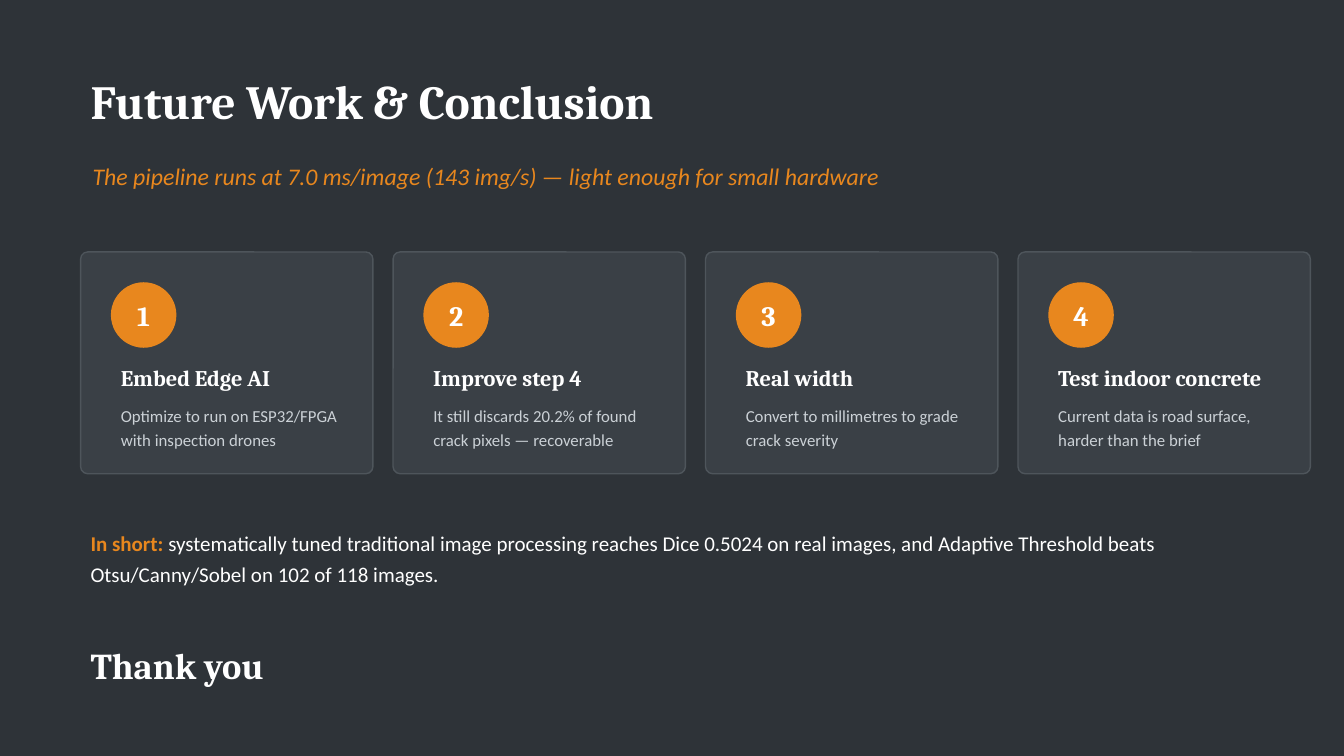
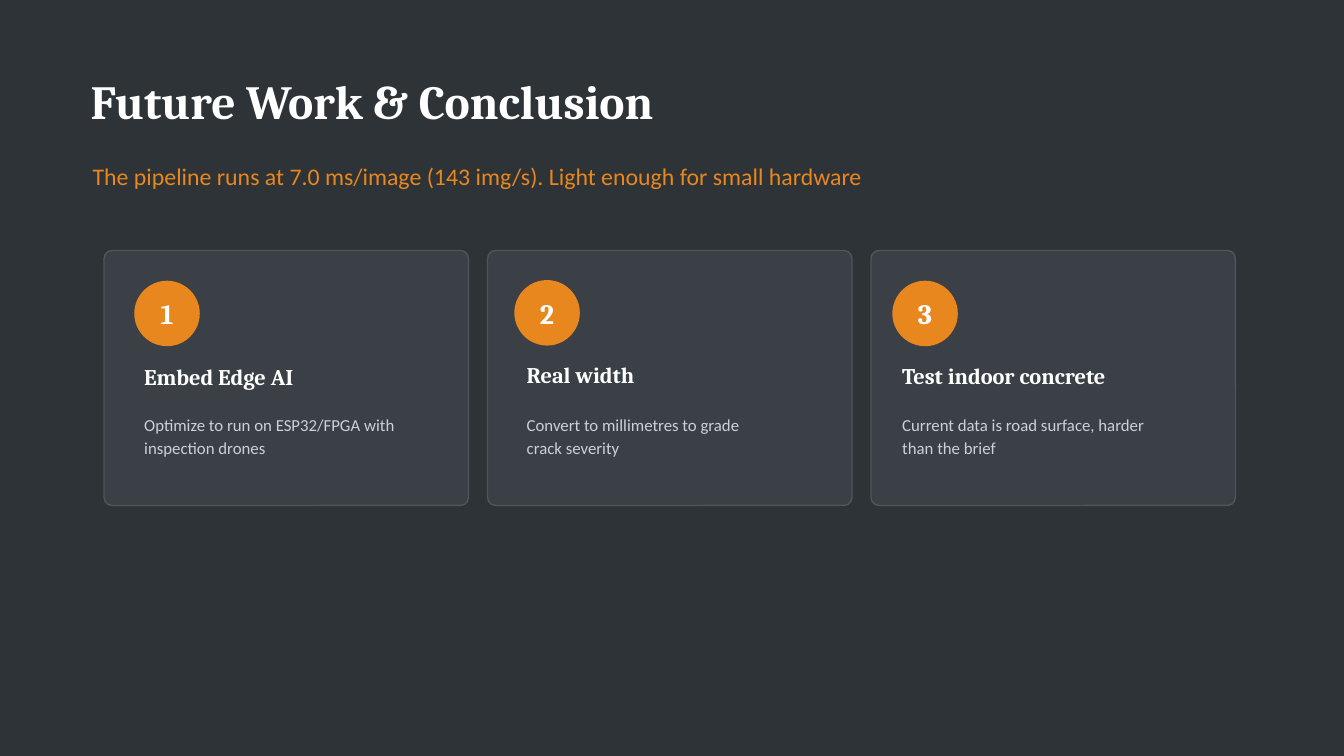
Before and after one commit to petanquex/miniproject-image-processing-concrete-crack-detection, a slide deck: slide 12 of docs/Concrete Crack Detection - Presentation (EN).pptx. Drawn at 1344x756 pixels with LibreOffice and Linux fonts; fonts in the diff are those of the drawing. Boxes give left, top, right and bottom in pixels: in the first picture for what was removed or moved away, otherwise in the second. Text is boxed around its words. In the diff, an @@ line names an element or a change of style, - is before the commit and + after.

```diff
--- a/docs/Concrete Crack Detection - Presentation (EN).pptx
+++ b/docs/Concrete Crack Detection - Presentation (EN).pptx
@@ text at <box>93,168,861,189</box>: text changed; italic off @@
-The pipeline runs at 7.0 ms/image (143 img/s) — light enough for small hardware
+The pipeline runs at 7.0 ms/image (143 img/s). Light enough for small hardware
@@ rounded rectangle: place and size @@
-rounded rectangle at <box>81,252,373,474</box>
+rounded rectangle at <box>104,251,469,506</box>
@@ rounded rectangle: place and size @@
-rounded rectangle at <box>393,252,686,474</box>
+rounded rectangle at <box>488,251,853,506</box>
@@ rounded rectangle removed at <box>706,252,998,474</box> @@
@@ rounded rectangle: place and size @@
-rounded rectangle at <box>1018,252,1311,474</box>
+rounded rectangle at <box>871,251,1236,506</box>
@@ 2 texts, 1 ellipse: place and size @@
-2 texts, 1 ellipse at <box>111,282,270,391</box>
+2 texts, 1 ellipse at <box>134,281,294,390</box>
@@ ellipse removed at <box>423,282,489,348</box> @@
@@ ellipse: place and size @@
-ellipse at <box>736,282,802,348</box>
+ellipse at <box>514,280,580,346</box>
@@ text "2": place and size @@
-text "2" at <box>449,307,463,326</box>
+text "2" at <box>540,305,554,324</box>
@@ ellipse: place and size @@
-ellipse at <box>1049,282,1114,348</box>
+ellipse at <box>892,281,958,347</box>
@@ text "3": place and size @@
-text "3" at <box>761,307,775,327</box>
+text "3" at <box>918,305,932,325</box>
@@ text removed at <box>1073,307,1088,326</box> @@
-4
@@ text "Real width": place and size @@
-text "Real width" at <box>746,370,854,386</box>
+text "Real width" at <box>527,367,635,383</box>
@@ text "Test indoor concrete": place and size @@
-text "Test indoor concrete" at <box>1058,370,1262,386</box>
+text "Test indoor concrete" at <box>902,368,1106,384</box>
@@ text removed at <box>433,371,581,391</box> @@
-Improve step 4
@@ text "Optimize to run on ESP32/FPGA ..." rewrapped from <box>121,410,337,449</box> to <box>144,419,394,457</box> @@
@@ text removed at <box>433,410,636,449</box> @@
-It still discards 20.2% of found crack pixels — recoverable
@@ text "Convert to millimetres to grade ...": place and size @@
-text "Convert to millimetres to grade ..." at <box>746,410,959,449</box>
+text "Convert to millimetres to grade ..." at <box>527,419,740,457</box>
@@ text "Current data is road surface, ..." rewrapped from <box>1058,410,1251,446</box> to <box>902,419,1143,454</box> @@
@@ text removed at <box>91,536,1155,586</box> @@
-In short: systematically tuned traditional image processing reaches Dice 0.5024 on real images, and Adaptive Threshold beats Otsu/Canny/Sobel on 102 of 118 images.
@@ text removed at <box>91,653,263,687</box> @@
-Thank you
```
Also in this commit, not shown: 10 other slides changed, 1 slide added, 1 slide removed, 12 other files.
